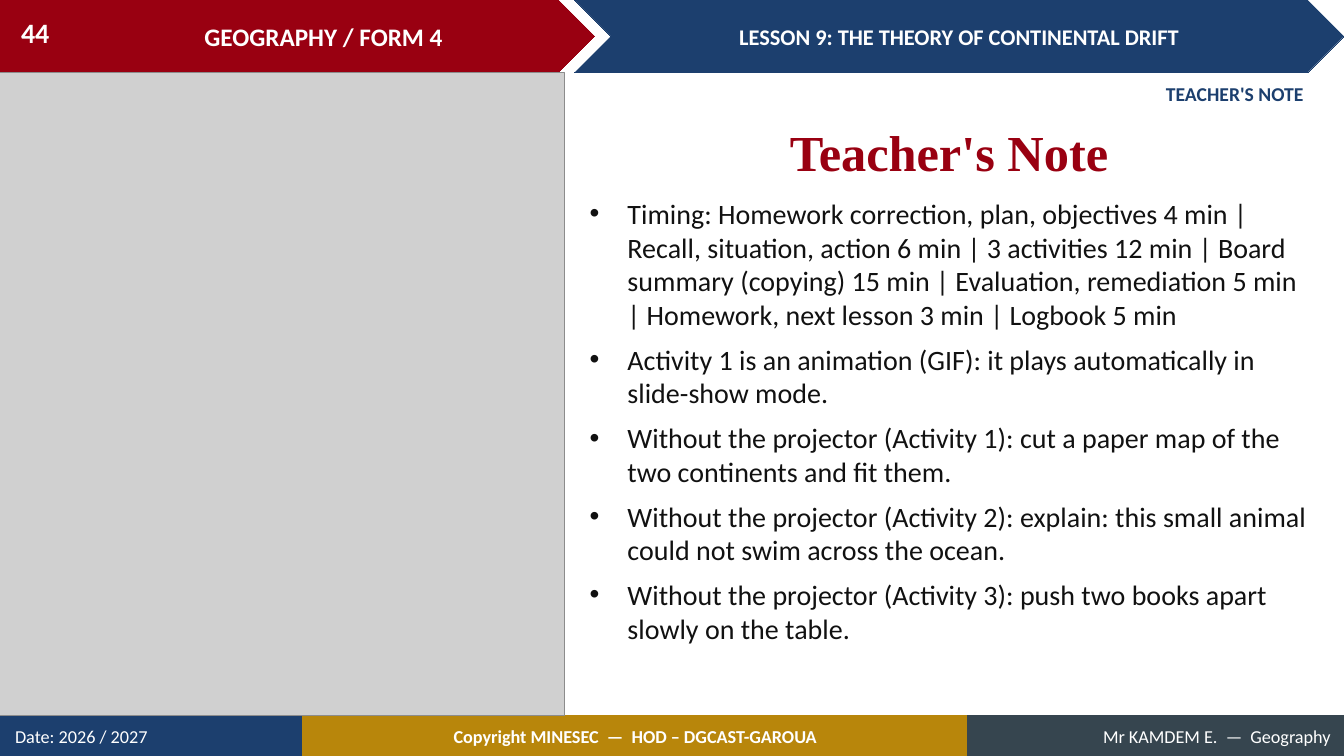
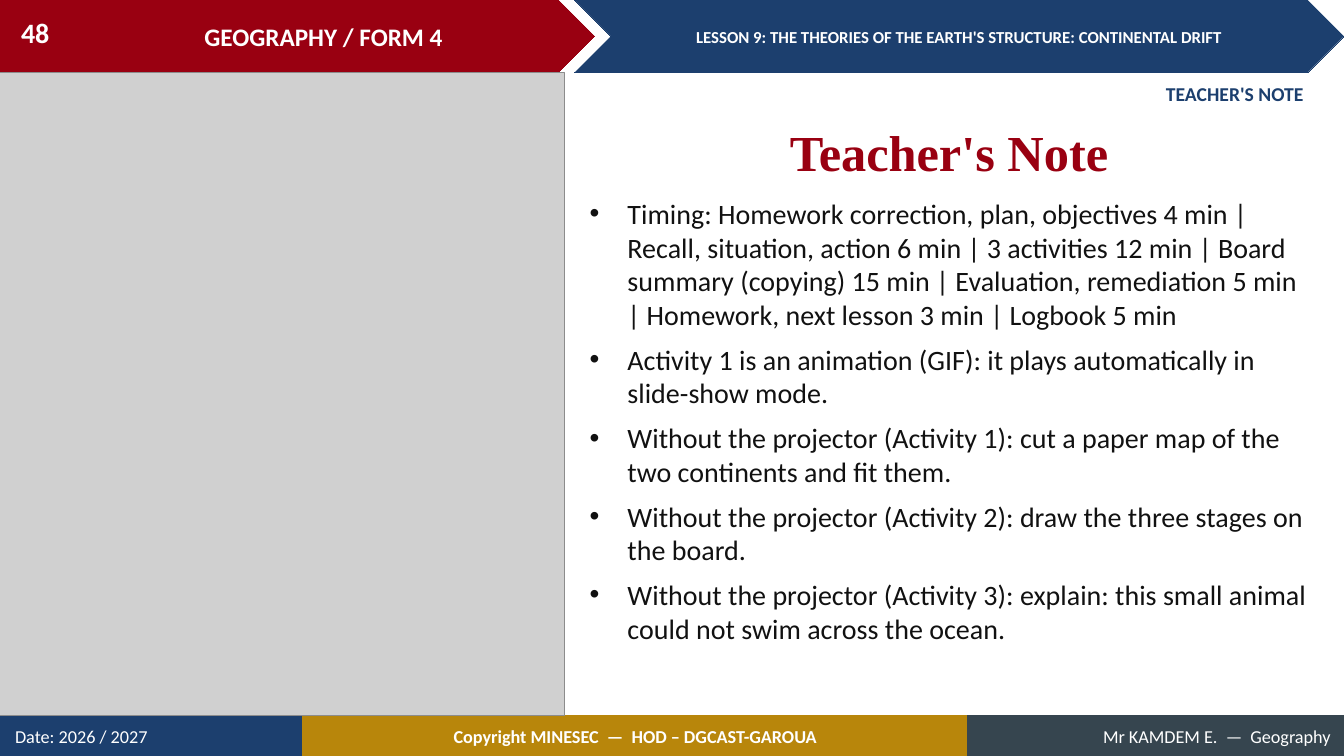
Before and after one commit to Berthautk/linea-github, a slide deck: slide 48 of lecons/F3/12_FORM4_LESSON09_Continental_Drift.pptx (slide 44 before the commit). Drawn at 1344x756 pixels with LibreOffice and Linux fonts; fonts in the diff are those of the drawing; grey boxes stand for pictures. Boxes give left, top, right and bottom in pixels: in the first picture for what was removed or moved away, otherwise in the second. Text is boxed around its words. In the diff, an @@ line names an element or a change of style, - is before the commit and + after.

```diff
--- a/lecons/F3/12_FORM4_LESSON09_Continental_Drift.pptx
+++ b/lecons/F3/12_FORM4_LESSON09_Continental_Drift.pptx
@@ page number at (21,23,49,44): text changed @@
-44
+48
@@ text in chevron at (696,31,1221,43): text changed; size 16 to 12 pt @@
-LESSON 9: THE THEORY OF CONTINENTAL DRIFT
+LESSON 9: THE THEORIES OF THE EARTH'S STRUCTURE: CONTINENTAL DRIFT
@@ text at (627,506,1306,640): text changed @@
-• Without the projector (Activity 2): explain: this small animal could not swim across the ocean.
-• Without the projector (Activity 3): push two books apart slowly on the table.
+• Without the projector (Activity 2): draw the three stages on the board.
+• Without the projector (Activity 3): explain: this small animal could not swim across the ocean.
```
Also in this commit, not shown: 42 other slides changed, 6 slides added, 2 slides removed, 15 other files.
